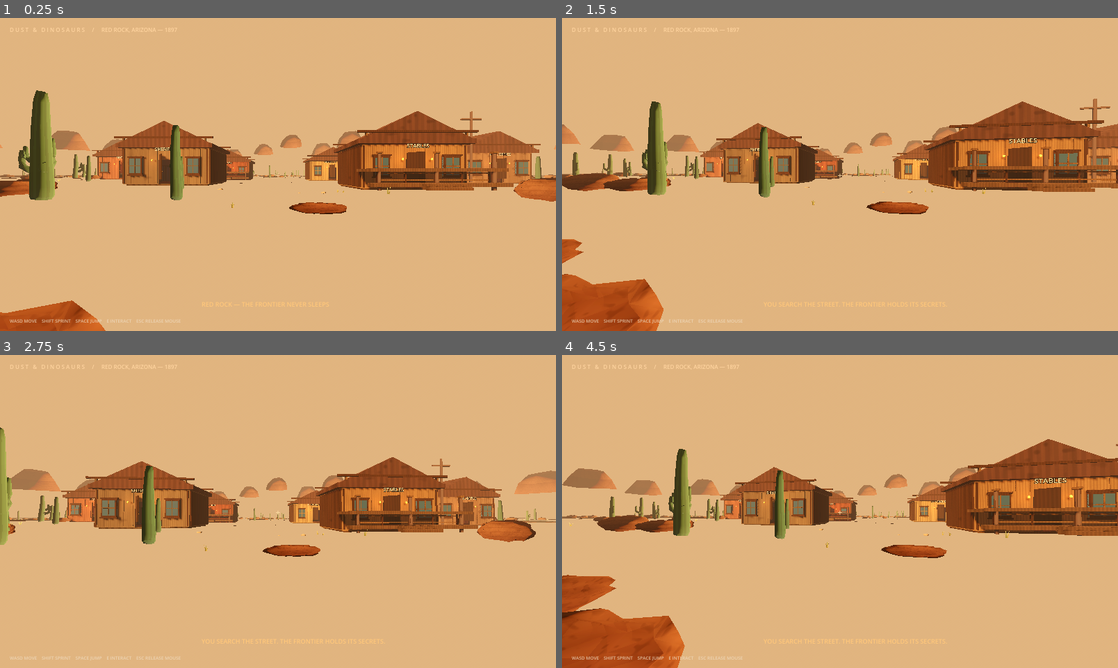
Above: before the commit, frames 1-4 (two rows, left to right).
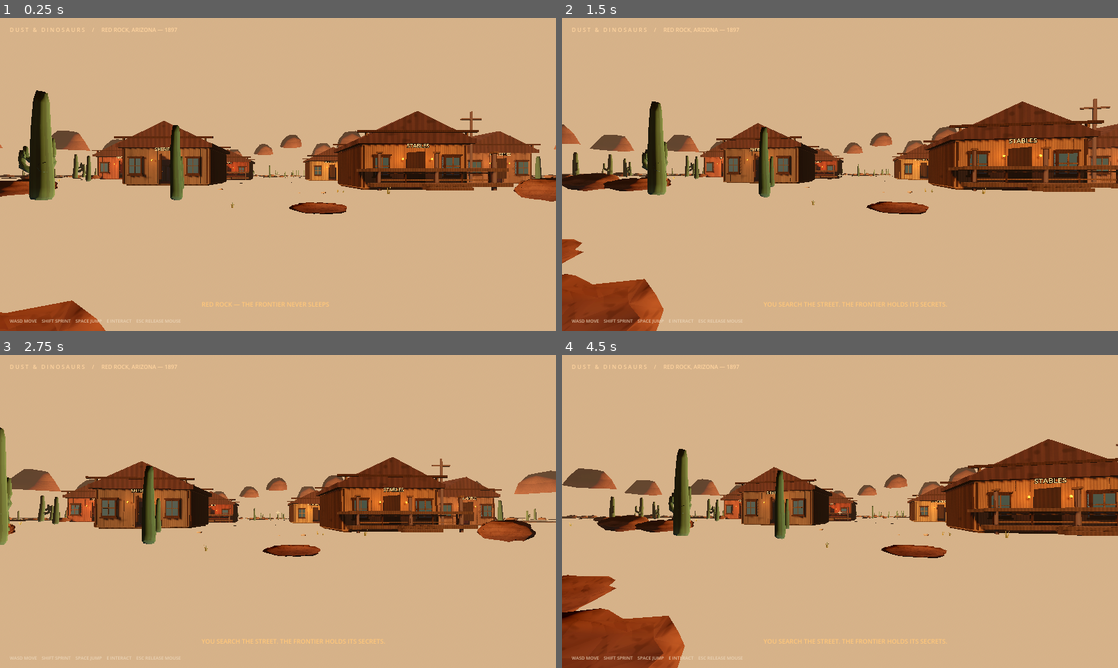
Above: after the commit, the same moments.

Repository: langermkyt-create/DUST-DINOSAURS
Game: Godot game, scene res://scenes/main.tscn
Same seed, same stepped clock (60 frames per second), same inputs: the game is played once before the commit and once after it.
Inputs (mouse positions are in pixels of both pictures, inside the frame that each line leads up to):
- Up to frame 1 (0.25 s): no input
- Up to frame 2 (1.5 s): tap Enter at 0.5 s; move the mouse to (867, 174) at 0.52 s; hold W from 0.53 s (still down); tap E at 0.6 s; tap Space at 0.77, 1.25 s; move the mouse to (812, 174) at 1.27 s; tap Shift at 1.35 s
- Up to frame 3 (2.75 s): keep holding W; tap Space at 1.52 s; tap Enter at 2 s; move the mouse to (289, 505) at 2.02 s; tap E at 2.1 s
- Up to frame 4 (4.5 s): keep holding W; tap Space at 2.75, 3.02, 3.77, 4.25 s; move the mouse to (834, 517) at 2.77 s; tap Shift at 2.85, 4.35 s; tap Enter at 3.5 s; move the mouse to (878, 514) at 3.52 s; tap E at 3.6 s; move the mouse to (795, 508) at 4.27 s

The runs differ from the first frame. In frame 1, 16% of the frame differs, in the area x 0-100%, y 23-100%; in frame 2, 18%; in frame 3, 14%; in frame 4, 19%, in the area x 0-100%, y 26-100%.

Commit message:
Restore desert contrast with restrained atmospheric haze

Diff:
--- a/scripts/world.gd
+++ b/scripts/world.gd
@@ -121,9 +121,9 @@
 	sky_mat.ground_horizon_color = Color(0.78, 0.47, 0.28)
 	sky.sky_material = sky_mat
 	e.sky = sky
-	e.ambient_light_source = Environment.AMBIENT_SOURCE_COLOR
+	e.ambient_light_source = Environment.AMBIENT_SOURCE_SKY
 	e.ambient_light_color = Color(0.72, 0.63, 0.52)
-	e.ambient_light_energy = 0.72
+	e.ambient_light_energy = 0.58
 	e.tonemap_mode = Environment.TONE_MAPPER_FILMIC
 	e.glow_enabled = true
 	e.glow_intensity = 0.12
@@ -136,20 +136,20 @@
 	e.ssil_enabled = true
 	e.ssil_intensity = 0.65
 	e.fog_enabled = true
-	e.fog_light_color = Color(0.78, 0.57, 0.39)
-	e.fog_density = 0.0025
-	e.fog_sun_scatter = 0.32
+	e.fog_light_color = Color(0.72, 0.56, 0.42)
+	e.fog_density = 0.0009
+	e.fog_sun_scatter = 0.2
 	e.volumetric_fog_enabled = true
-	e.volumetric_fog_density = 0.018
-	e.volumetric_fog_albedo = Color(0.78, 0.61, 0.43)
-	e.volumetric_fog_length = 220.0
-	e.volumetric_fog_detail_spread = 2.0
+	e.volumetric_fog_density = 0.0035
+	e.volumetric_fog_albedo = Color(0.78, 0.68, 0.56)
+	e.volumetric_fog_length = 180.0
+	e.volumetric_fog_detail_spread = 1.5
 	env.environment = e
 	add_child(env)
 	var sun := DirectionalLight3D.new()
 	sun.rotation_degrees = Vector3(-32, -28, 0)
 	sun.light_color = Color(1.0, 0.77, 0.54)
-	sun.light_energy = 1.65
+	sun.light_energy = 1.4
 	sun.light_angular_distance = 0.7
 	sun.directional_shadow_mode = DirectionalLight3D.SHADOW_PARALLEL_4_SPLITS
 	sun.shadow_bias = 0.035
